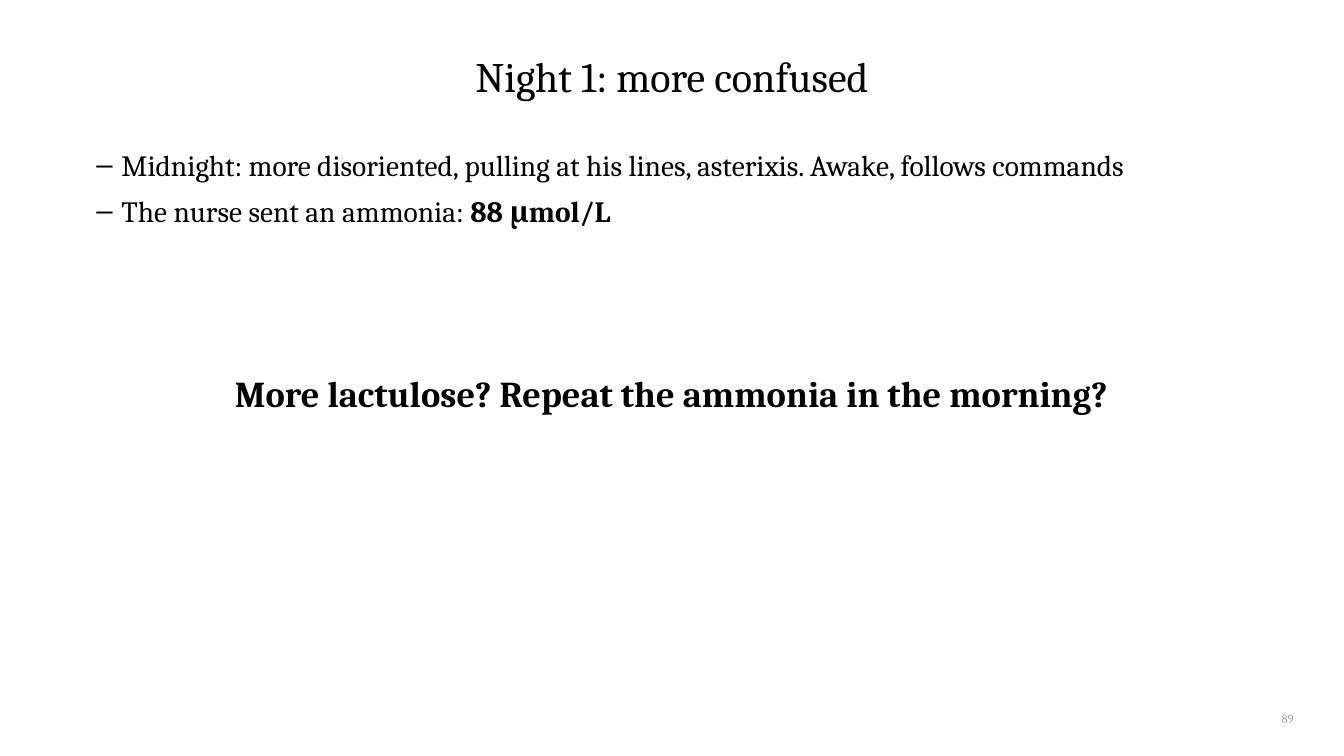
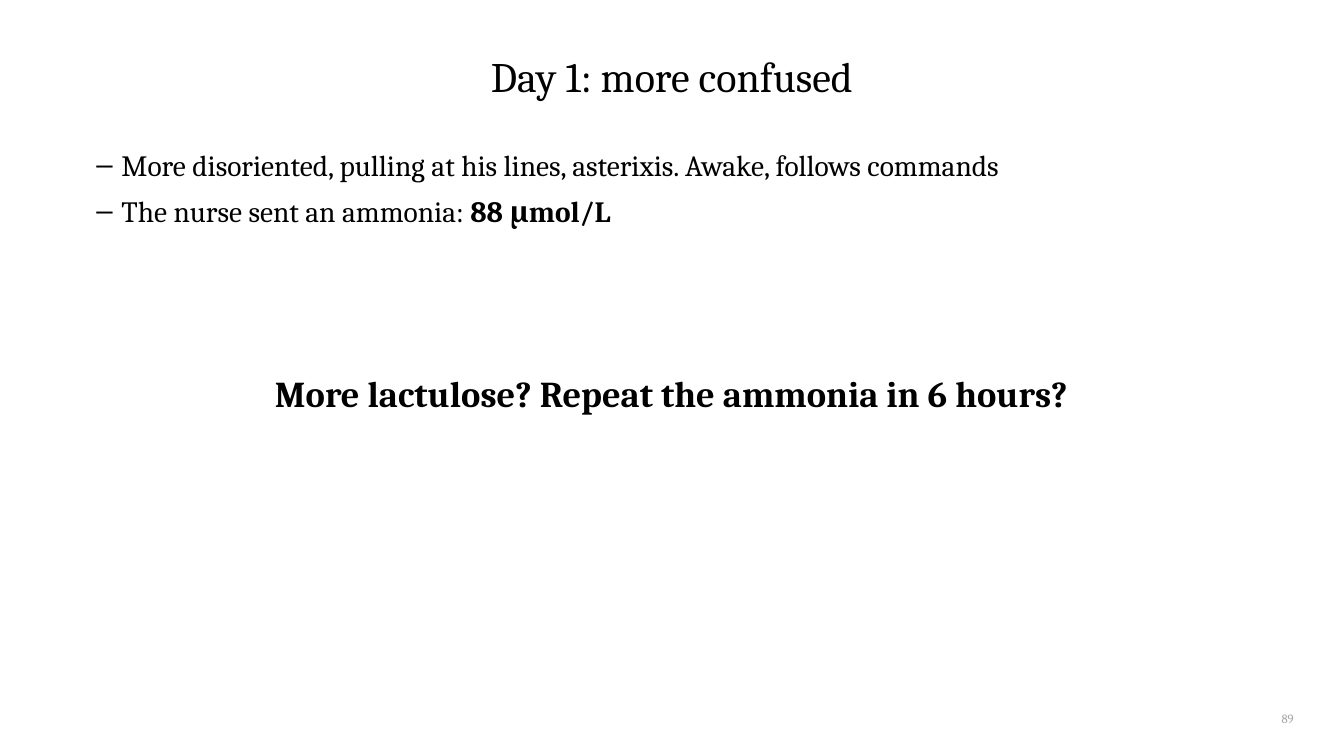
Before and after one commit to qaddodi/mohammad-almeqdadi-lectures, a slide deck: slide 89 of lectures/acute-liver-failure-aclf-in-icu/ALF and ACLF in the ICU.pptx. Drawn at 1344x756 pixels with LibreOffice and Linux fonts; fonts in the diff are those of the drawing. Boxes give left, top, right and bottom in pixels: in the first picture for what was removed or moved away, otherwise in the second. Text is boxed around its words. In the diff, an @@ line names an element or a change of style, - is before the commit and + after.

```diff
--- a/lectures/acute-liver-failure-aclf-in-icu/ALF and ACLF in the ICU.pptx
+++ b/lectures/acute-liver-failure-aclf-in-icu/ALF and ACLF in the ICU.pptx
@@ title at (491,62,853,101): text changed @@
-Night 1: more confused
+Day 1: more confused
@@ text at (121,155,998,182): text changed @@
-– Midnight: more disoriented, pulling at his lines, asterixis. Awake, follows commands
+– More disoriented, pulling at his lines, asterixis. Awake, follows commands
@@ text at (275,381,1067,415): text changed @@
-More lactulose? Repeat the ammonia in the morning?
+More lactulose? Repeat the ammonia in 6 hours?
```
Also in this commit, not shown: 12 other slides changed, 1 slide added, 1 slide removed, 3 other files.
